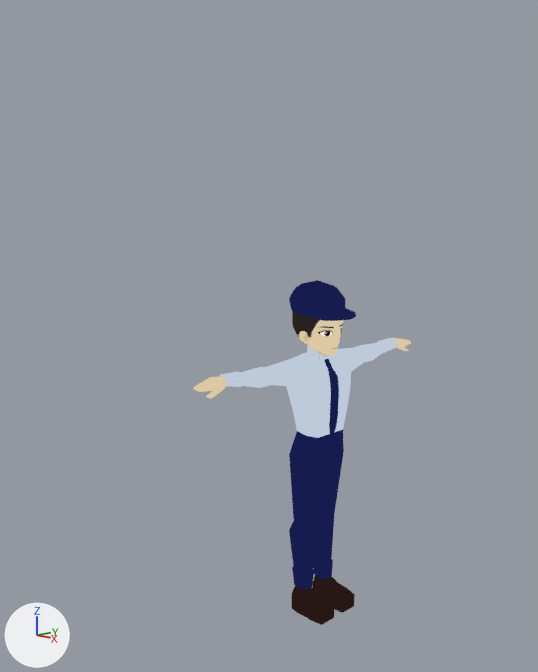
A saved change to the Blender file guard.blend.
The view is the same before and after, from a camera (50 mm lens) standing at (5.11, -5.66, 4.53) and looking at (-0.36, -0.46, 3.06). The axes (+X, +Y, +Z) are drawn at lower left. The lights are the same throughout.
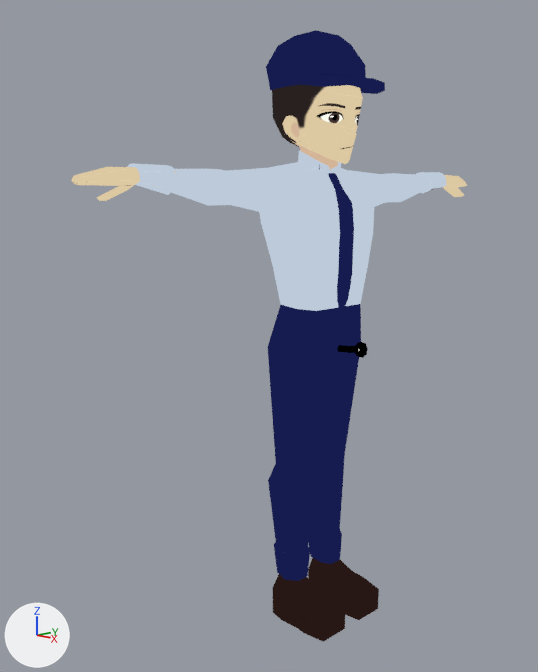
Where the newer file only moved an object's origin or applied its transform, the numbers keep the older frame.

Boxes [x1, y1, x2, y2] around the edits, measured in the pictures (538 x 672 px; the box of a moved part takes in the faces that stretch with it):
'Cube', reshaped (81% wider, 77% taller)
    before: [193, 280, 411, 625]
    after: [71, 30, 467, 642]
'Cube.001', shown
    after: [337, 342, 368, 358]
part 1 of me_cube_005, moved or reshaped
    before: [193, 311, 411, 625]
    after: [71, 85, 467, 642]
part 2 of me_cube_005, moved or reshaped
    before: [292, 567, 314, 590]
    after: [274, 543, 310, 581]
part 3 of me_cube_005, moved or reshaped
    before: [313, 559, 333, 579]
    after: [308, 530, 342, 564]
part 4 of me_cube_005, moved or reshaped
    before: [307, 345, 331, 362]
    after: [298, 151, 341, 177]
part 5 of me_cube_005, moved or reshaped
    before: [324, 359, 338, 437]
    after: [329, 177, 354, 309]
part 6 of me_cube_005, moved or reshaped
    before: [326, 364, 339, 434]
    after: [328, 173, 352, 313]
part 7 of me_cube_005, moved or reshaped
    before: [289, 280, 356, 321]
    after: [266, 30, 385, 94]

What the commit changed:
me_cube_005 has 885 vertices, 844 faces and spans x -0.32..0.41, y -1.6..1.6, z -3.19..0.44.
me_cube_005 is used by ob_cube; location (-0.08, -0.02, 3.18).
me_cube_005 part 1: the loose piece of 550 vertices spanning x -0.28..0.34, y -1.6..1.6, z -3.19..0.29 is scaled about its middle by 1.68, then moved by (-0.02, 0.0, 1.15).
me_cube_005 part 2: the loose piece of 24 vertices spanning x -0.16..0.06, y -0.26..-0.08, z -2.94..-2.73 is scaled about its middle by 1.68, then moved by (-0.07, -0.11, 0.22).
me_cube_005 part 3: the loose piece of 24 vertices spanning x -0.16..0.06, y 0.08..0.26, z -2.94..-2.73 is scaled about its middle by 1.68, then moved by (-0.07, 0.12, 0.22).
me_cube_005 part 4: the loose piece of 50 vertices spanning x -0.09..0.12, y -0.09..0.09, z -0.39..-0.24 is scaled about its middle by 1.68, then moved by (-0.03, 0.0, 1.93).
me_cube_005 part 5: the loose piece of 44 vertices spanning x 0.1..0.24, y -0.06..0.06, z -1.19..-0.37 is scaled about its middle by 1.68, then moved by (0.08, 0.0, 1.61).
me_cube_005 part 6: the loose piece of 44 vertices spanning x 0.1..0.24, y -0.06..0.06, z -1.19..-0.37 is scaled about its middle by 1.68, then moved by (0.08, 0.0, 1.61).
me_cube_005 part 7: the loose piece of 61 vertices spanning x -0.32..0.41, y -0.27..0.27, z 0.08..0.44 is scaled about its middle by 1.68, then moved by (-0.01, 0.0, 2.32).
Object 'Cube.001' (ob_cube_001) is now shown.
